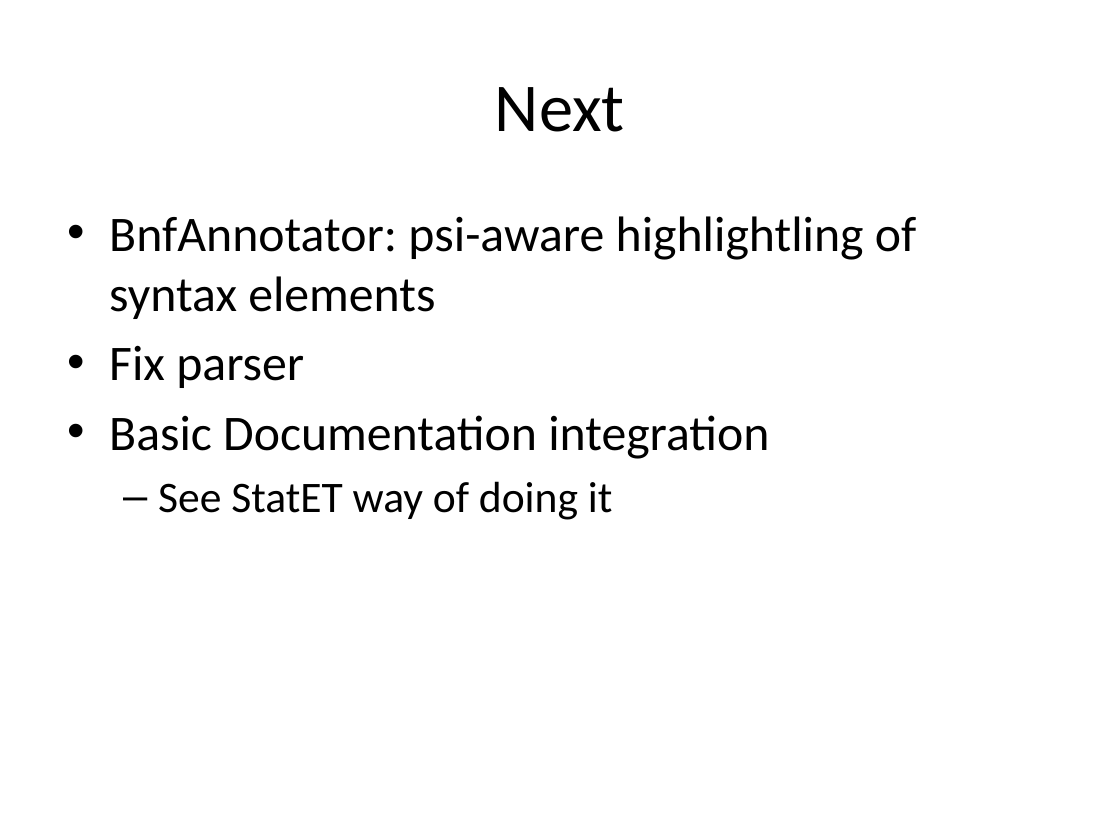
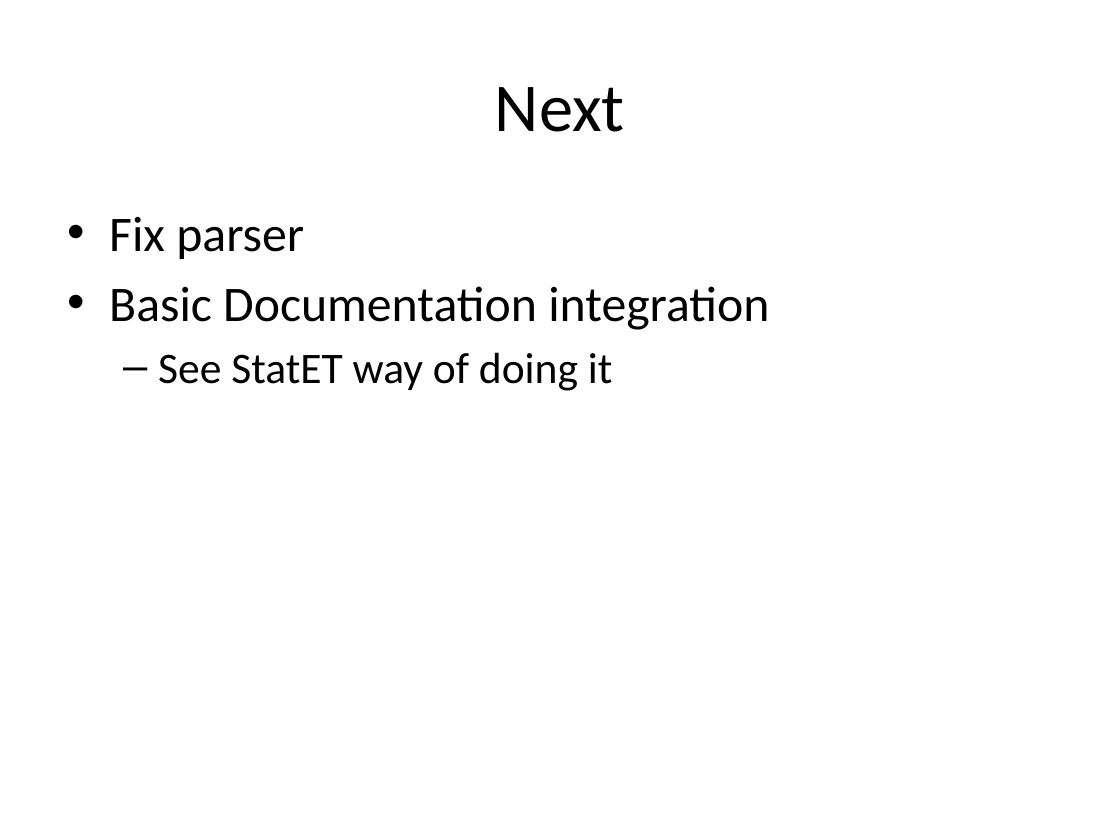
Before and after one commit to holgerbrandl/r4intellij, a slide deck: slide 3 of R4Intellij.pptx. Drawn at 1120x840 pixels with LibreOffice and Linux fonts; fonts in the diff are those of the drawing. Boxes give left, top, right and bottom in pixels: in the first picture for what was removed or moved away, otherwise in the second. Text is boxed around its words. In the diff, an @@ line names an element or a change of style, - is before the commit and + after.

```diff
--- a/R4Intellij.pptx
+++ b/R4Intellij.pptx
@@ text at (109,216,916,319): paragraph removed @@
-• BnfAnnotator: psi-aware highlightling of syntax elements
```
Also in this commit, not shown: 1 other slide changed, 3 other files.
